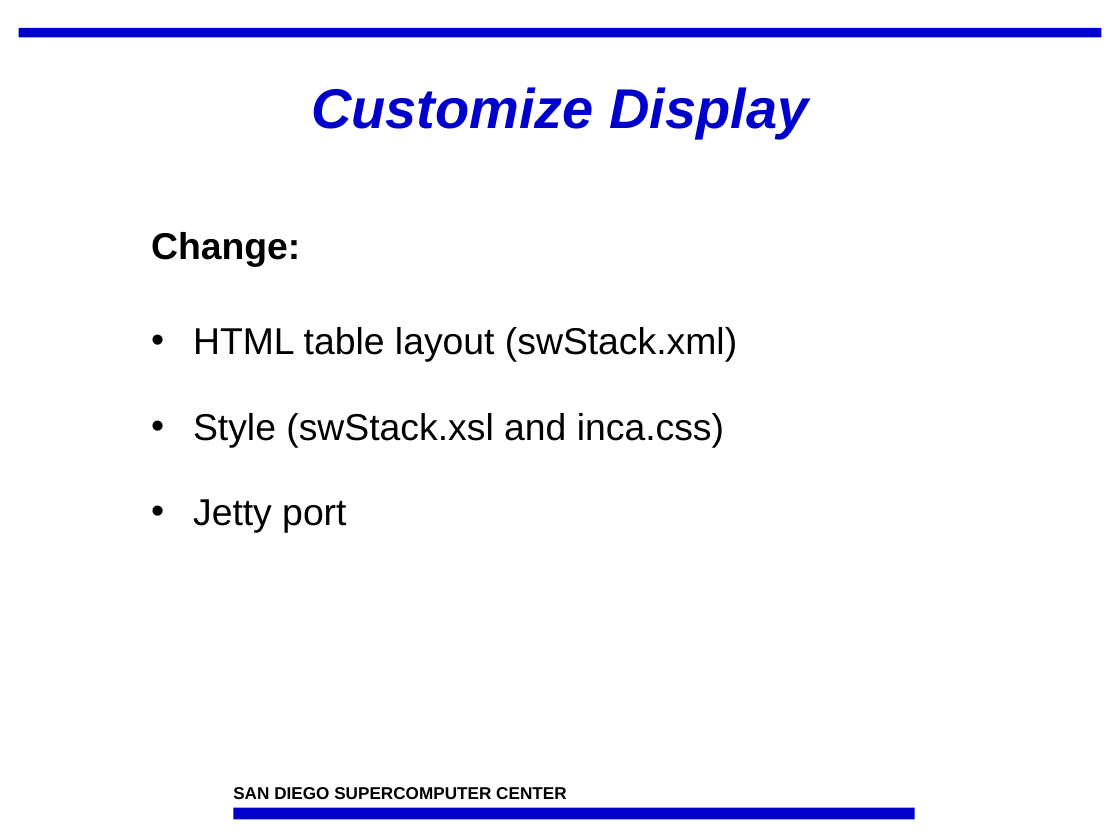
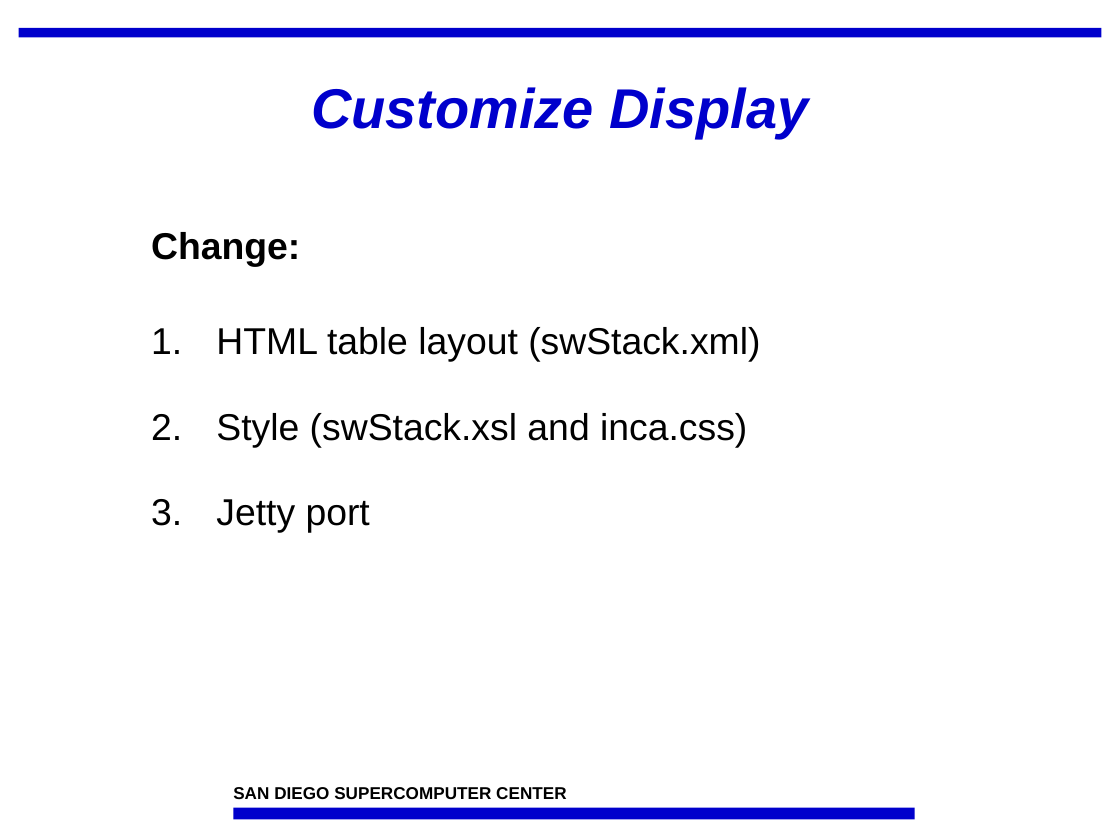
Before and after one commit to IncaProject/inca-xsede, a slide deck: slide 2 of talks/feb-06-workshop/dataConsumersHandsOn.ppt. Drawn at 1120x840 pixels with LibreOffice and Linux fonts; fonts in the diff are those of the drawing; background and template pictures are left out. Boxes give left, top, right and bottom in pixels: in the first picture for what was removed or moved away, otherwise in the second. Text is boxed around its words. In the diff, an @@ line names an element or a change of style, - is before the commit and + after.

```diff
--- a/talks/feb-06-workshop/dataConsumersHandsOn.ppt
+++ b/talks/feb-06-workshop/dataConsumersHandsOn.ppt
@@ text "Change:" at box(151, 232, 760, 533): indent changed; bullet • to 1. @@
```
Also in this commit, not shown: 3 other slides changed, 1 slide added.
